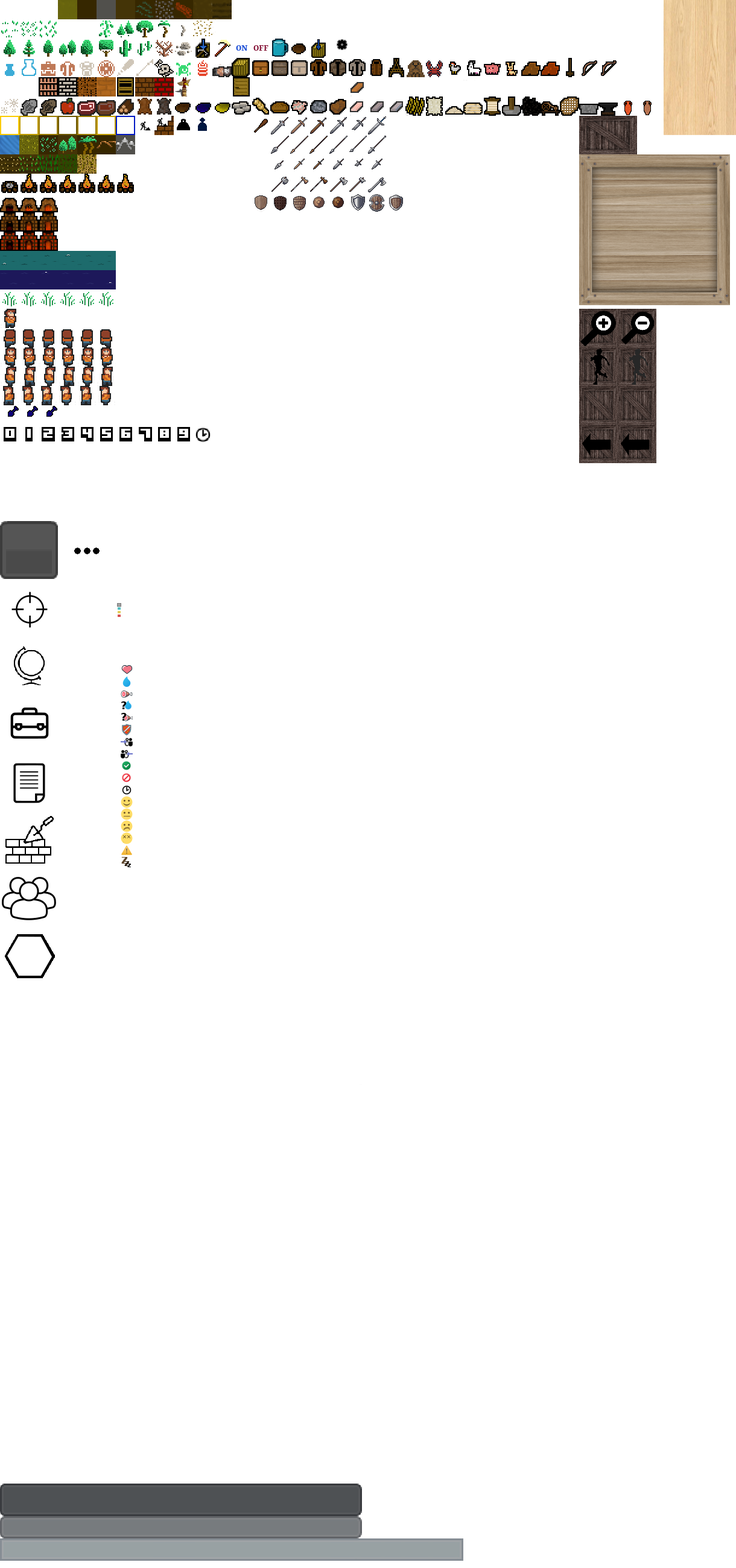
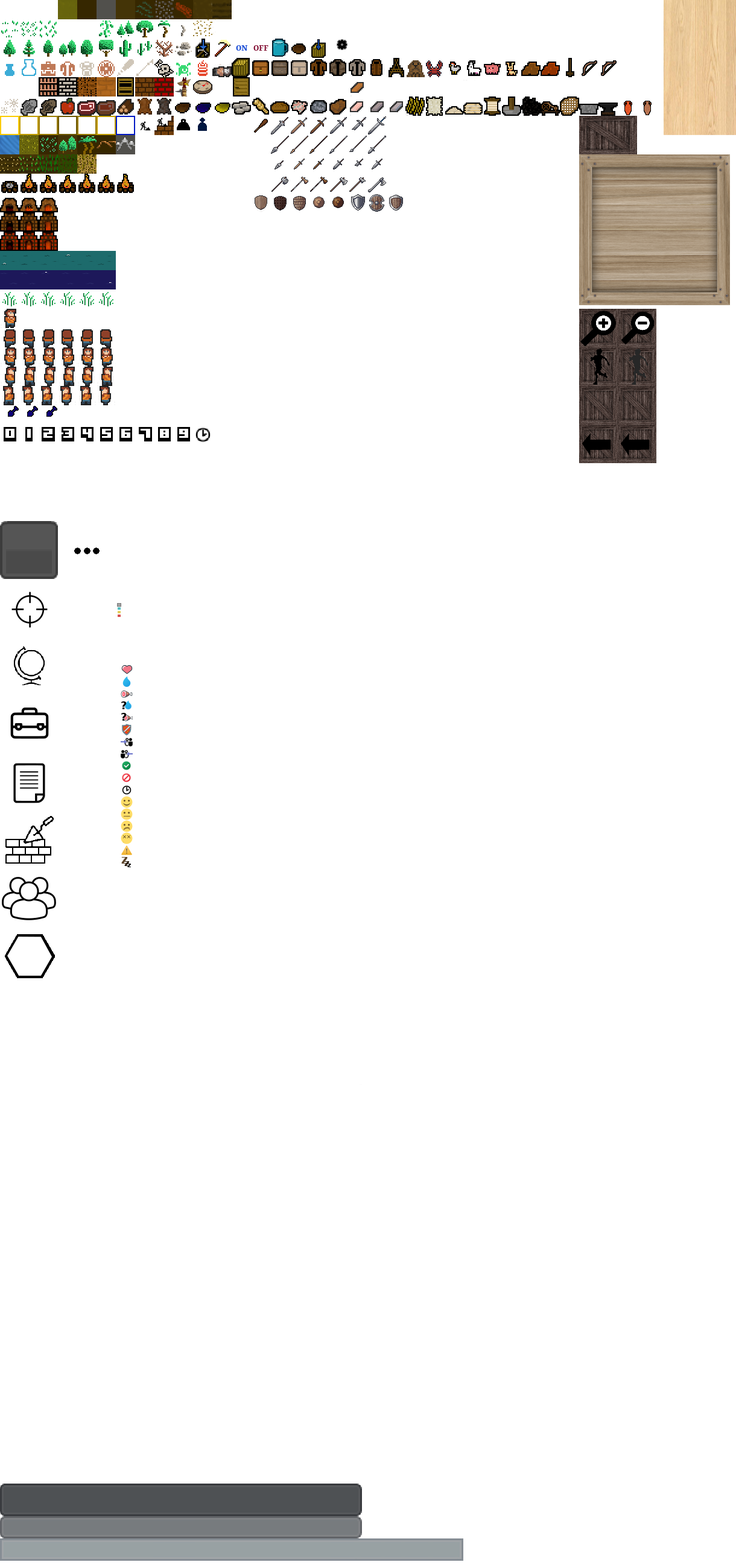
Two versions of the same layered image (736 x 1568). Layer-by-layer changes:
painted on "crate2_diffuse.png" over [192, 80, 213, 95]
